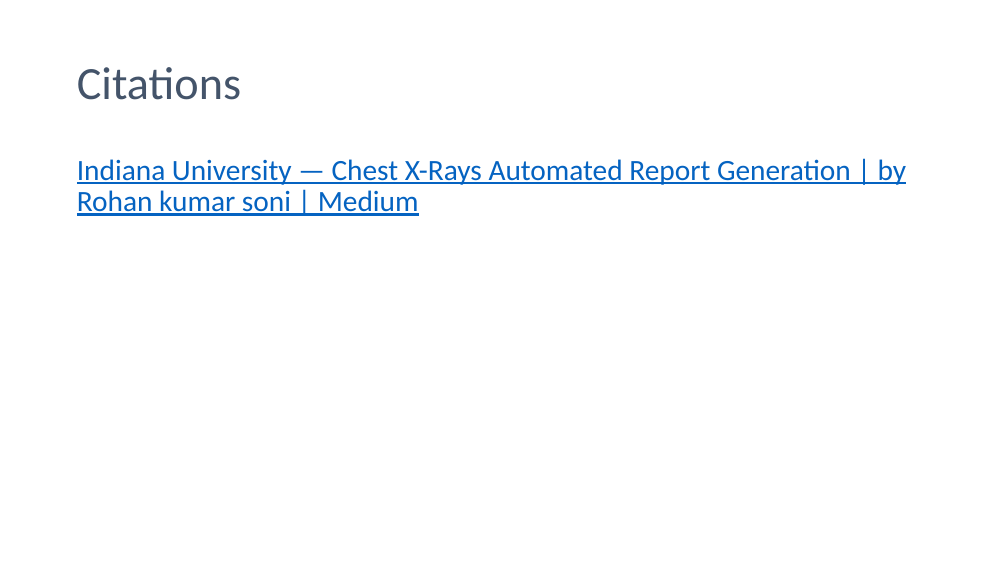
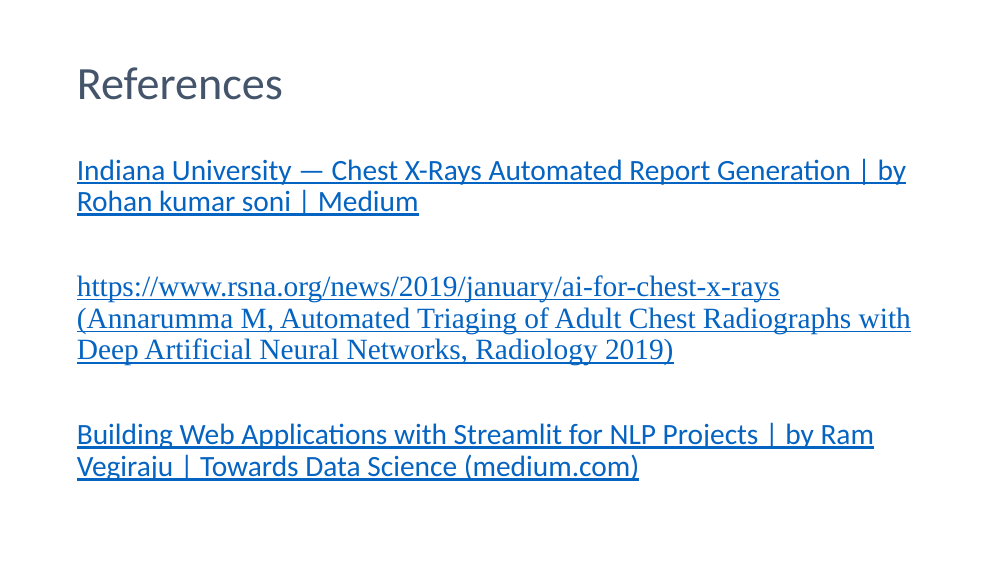
Before and after one commit to abarnett1999/AIPI-540-NLP-Team2-Project, a slide deck: slide 12 of AIPI540NLPpresentation.pptm (slide 11 before the commit). Drawn at 1008x567 pixels with LibreOffice and Linux fonts; fonts in the diff are those of the drawing. Boxes give left, top, right and bottom in pixels: in the first picture for what was removed or moved away, otherwise in the second. Text is boxed around its words. In the diff, an @@ line names an element or a change of style, - is before the commit and + after.

```diff
--- a/AIPI540NLPpresentation.pptm
+++ b/AIPI540NLPpresentation.pptm
@@ title at (x1=77, y1=67, x2=283, y2=100): text changed @@
-Citations
+References
@@ text at (x1=77, y1=275, x2=911, y2=481): paragraphs added @@
+https://www.rsna.org/news/2019/january/ai-for-chest-x-rays (Annarumma M, Automated Triaging of Adult Chest Radiographs with Deep Artificial Neural Networks, Radiology 2019)
+Building Web Applications with Streamlit for NLP Projects | by Ram Vegiraju | Towards Data Science (medium.com)
```
Also in this commit, not shown: 5 other slides changed, 2 slides added, 1 slide removed.
